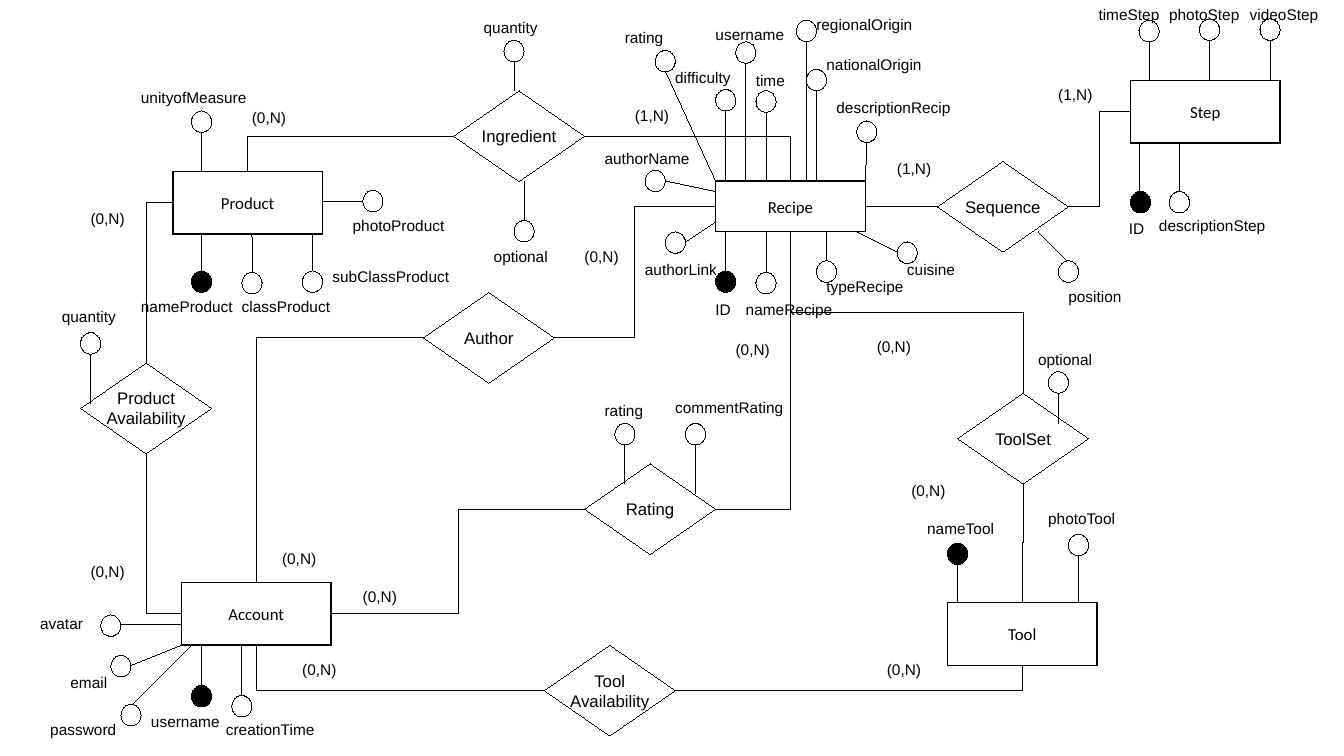
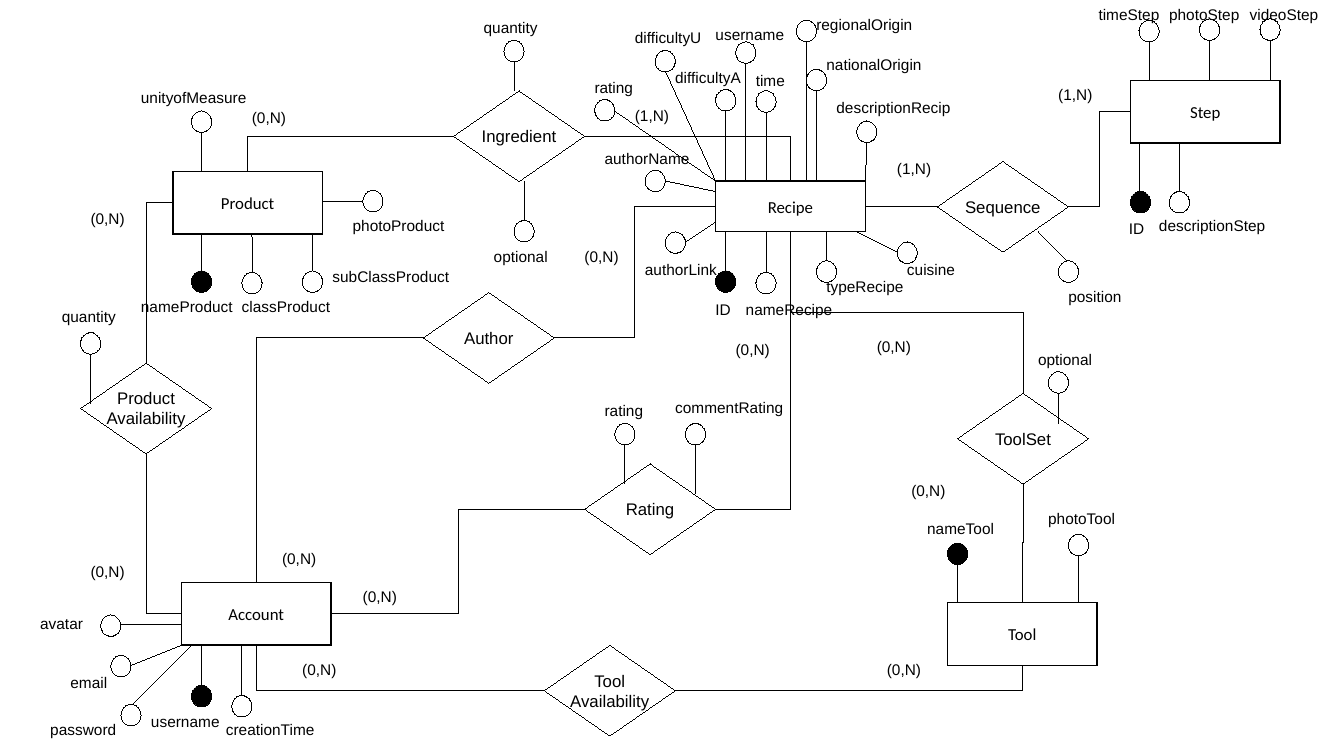
Before and after one commit to BD-Project/CustomCooking, a slide deck: slide 1 of 2-Conceptual Design/er-model-picture4(final)-.odp. Drawn at 1344x756 pixels with LibreOffice and Linux fonts; fonts in the diff are those of the drawing. Boxes give left, top, right and bottom in pixels: in the first picture for what was removed or moved away, otherwise in the second. Text is boxed around its words. In the diff, an @@ line names an element or a change of style, - is before the commit and + after.

Commit message:
aggiunto attributo difficultyU in er finale

```diff
--- a/2-Conceptual Design/er-model-picture4(final)-.odp
+++ b/2-Conceptual Design/er-model-picture4(final)-.odp
@@ text added at (635,32,702,46), 11 pt, text #000000 @@
+difficultyU
@@ text "rating": place and size @@
-text "rating" at (625,32,664,46)
+text "rating" at (595,82,634,96)
@@ text at (675,72,741,86): text changed @@
-difficulty
+difficultyA
@@ ellipse added at (595,100,615,121), fill #FFFFFF, outline #000000 0 pt @@
@@ line added from (716, 180) to (615, 111), #000000 0 pt @@
```
Also in this commit, not shown: 1 other file.
